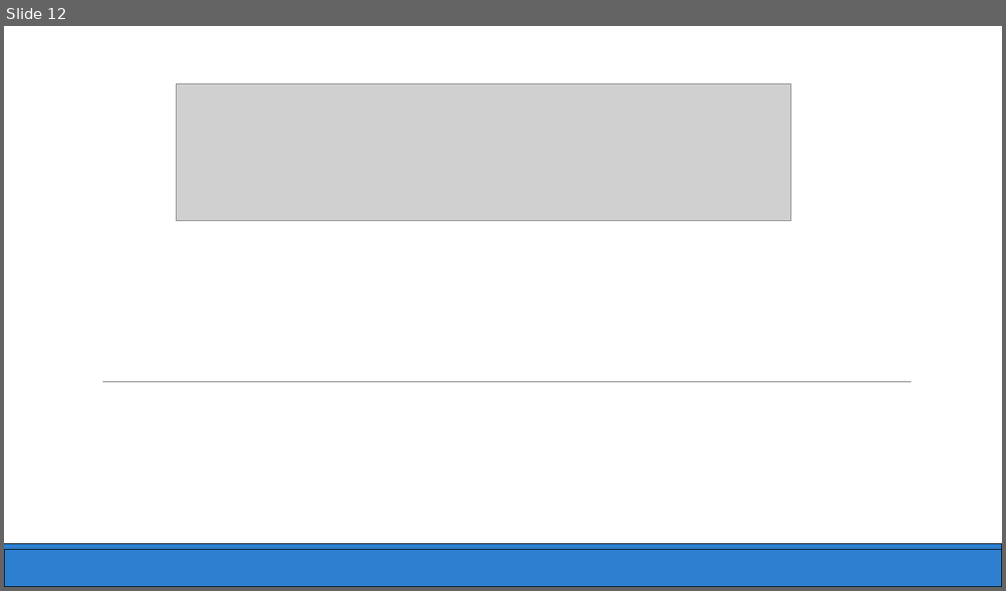
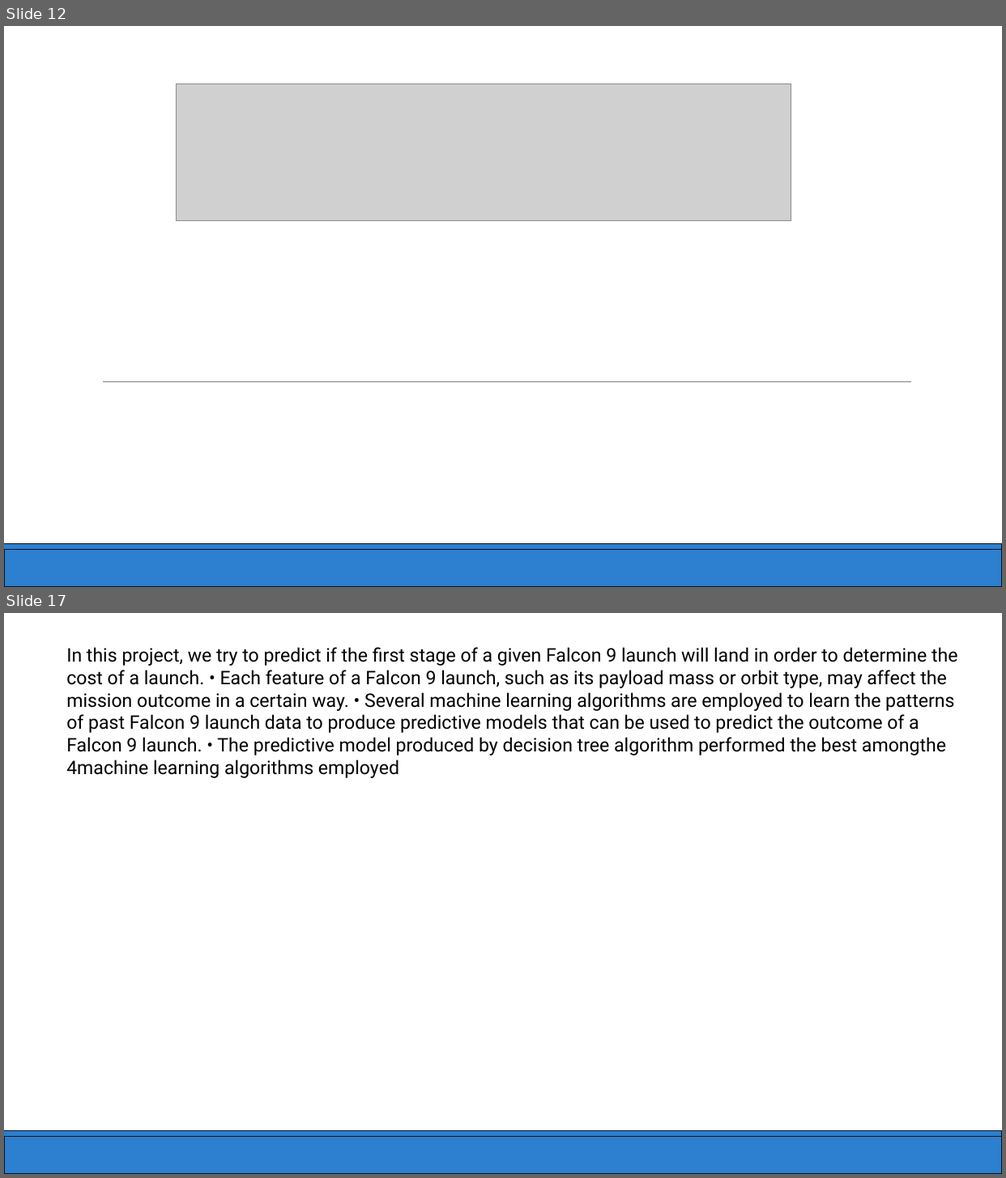
Before and after one commit to Veretyuk-AmathieuGlib/IBM-Data-Science, a slide deck: Capstone.pptx. Shown one above the other, each under a label of ours: slide 12 before the commit, slides 12 and 17 after it; the slides between them are not shown. The pictures are 1006x591 and 1006x1178 pixels, drawn with LibreOffice and Linux fonts; fonts in the diff are those of the drawing; grey boxes stand for pictures. Boxes give left, top, right and bottom in pixels: in the first picture for what was removed or moved away, otherwise in the second. Text is boxed around its words. In the diff, an @@ line names an element or a change of style, - is before the commit and + after.

```diff
--- a/Capstone.pptx
+++ b/Capstone.pptx
@@ slide 17 added at [4, 613, 1002, 1174], background #FFFFFF @@
@@ text added at [66, 647, 958, 778], 18 pt, text #000000 @@
+In this project, we try to predict if the first stage of a given Falcon 9 launch will land in order to determine the cost of a launch. • Each feature of a Falcon 9 launch, such as its payload mass or orbit type, may affect the mission outcome in a certain way. • Several machine learning algorithms are employed to learn the patterns of past Falcon 9 launch data to produce predictive models that can be used to predict the outcome of a Falcon 9 launch. • The predictive model produced by decision tree algorithm performed the best amongthe 4machine learning algorithms employed
@@ freeform shape added at [4, 1137, 1002, 1174], fill #2D7FCF, outline #071420 0.75 pt @@
@@ freeform shape added at [4, 1131, 1002, 1137], fill #2D7FCF, outline #071420 0.75 pt @@
```
Also in this commit, not shown: 10 other slides added.
